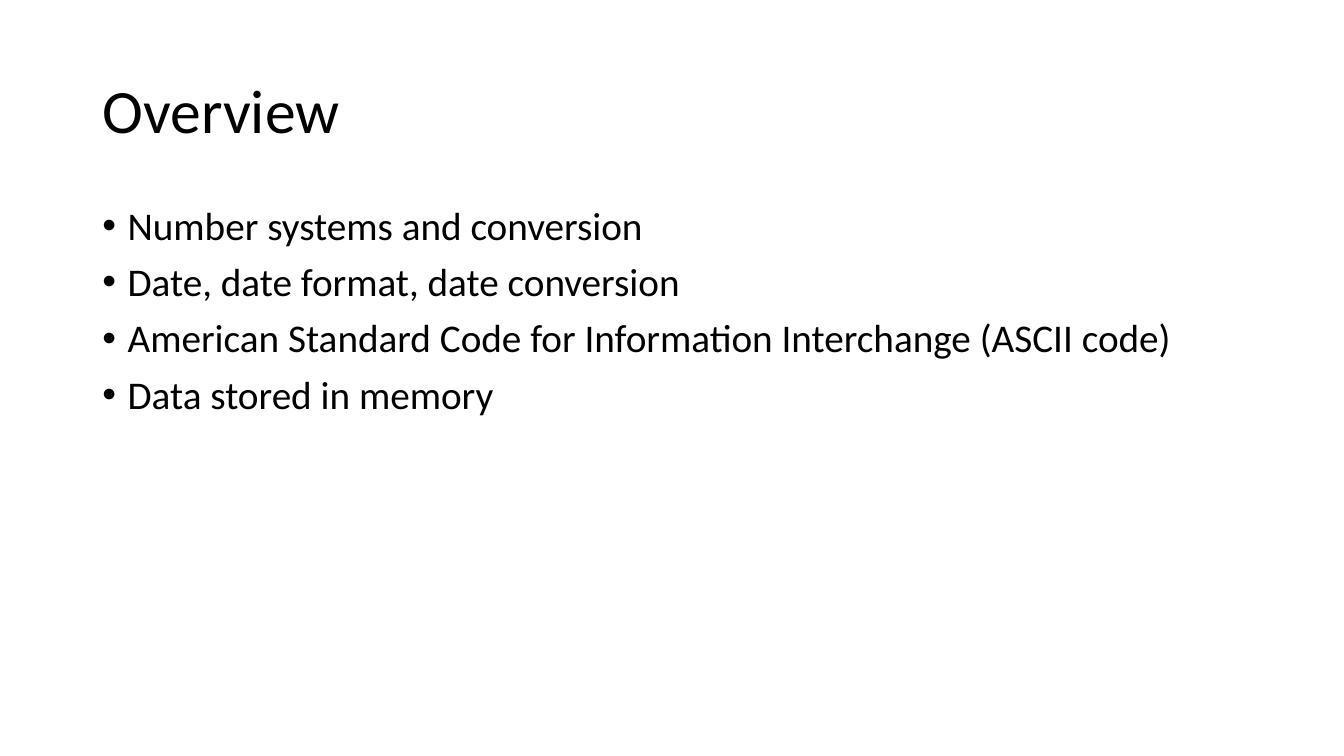
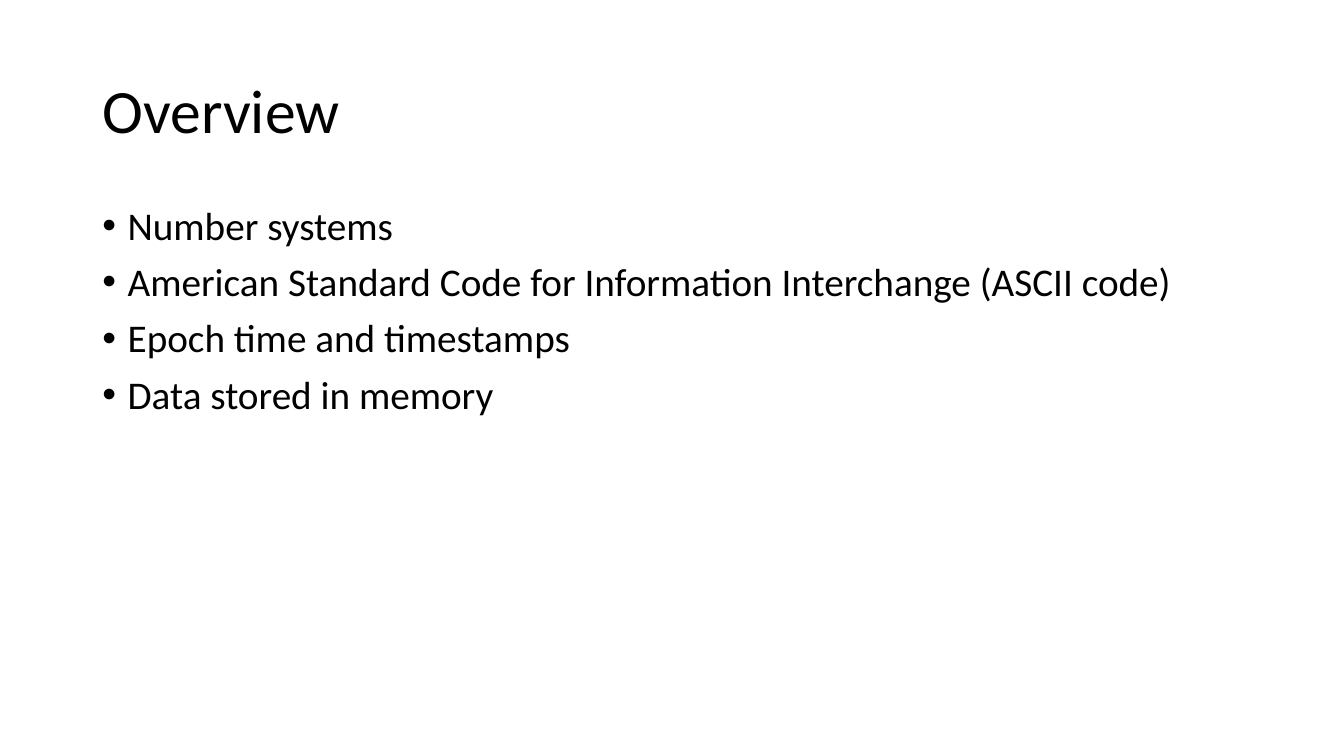
Before and after one commit to frankwxu/digital-forensics-lab, a slide deck: slide 2 of Basic_Computer_Skills_for_Forensics/0_Number_Systems.pptx. Drawn at 1344x756 pixels with LibreOffice and Linux fonts; fonts in the diff are those of the drawing; background and template pictures are left out. Boxes give left, top, right and bottom in pixels: in the first picture for what was removed or moved away, otherwise in the second. Text is boxed around its words. In the diff, an @@ line names an element or a change of style, - is before the commit and + after.

```diff
--- a/Basic_Computer_Skills_for_Forensics/0_Number_Systems.pptx
+++ b/Basic_Computer_Skills_for_Forensics/0_Number_Systems.pptx
@@ text at [128, 212, 393, 247]: text changed @@
-• Number systems and conversion
-• Date, date format, date conversion
+• Number systems
@@ text at [128, 324, 570, 359]: paragraph added @@
+• Epoch time and timestamps
```
Also in this commit, not shown: 5 other slides changed, 3 slides added, 1 slide removed, 1 other file.
